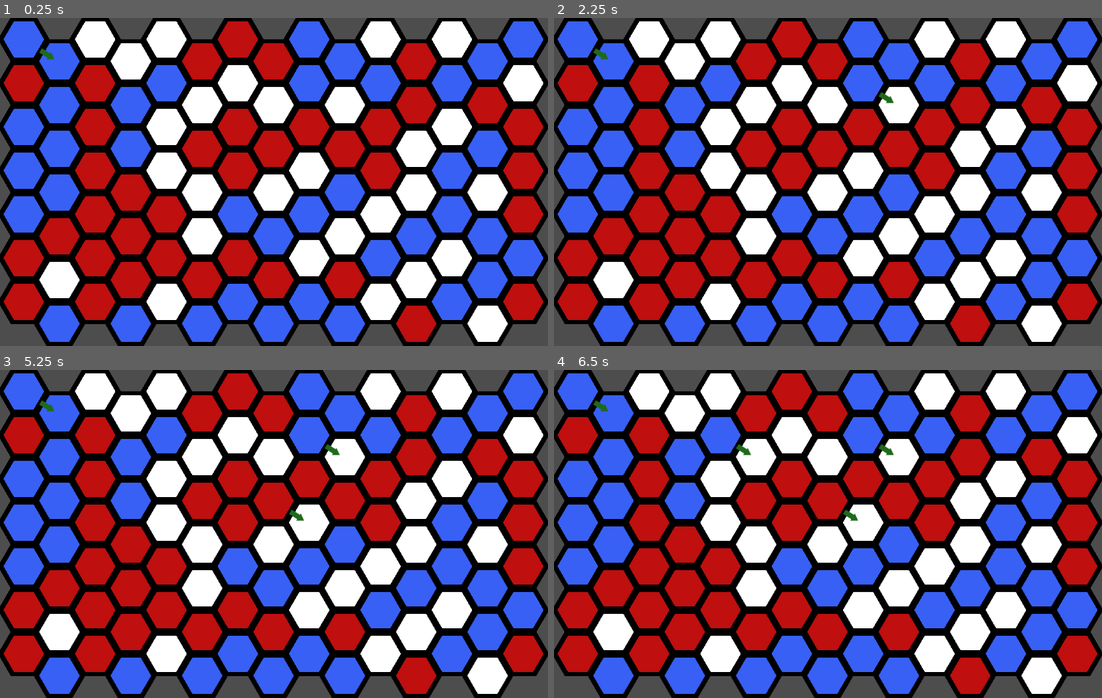
Above: before the commit, frames 1-4 (two rows, left to right).
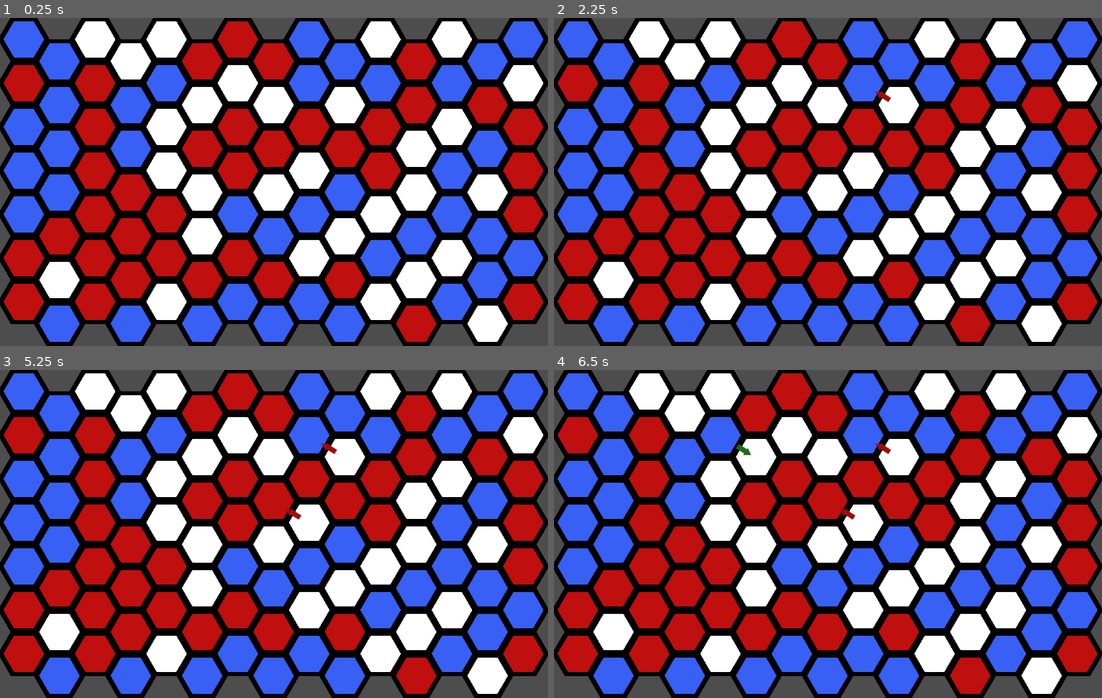
Above: after the commit, the same moments.

Repository: tehtipsy/HexaGame
Game: Godot game, scene res://tile_map.tscn
Same seed, same stepped clock (60 frames per second), same inputs: the game is played once before the commit and once after it.
Inputs (mouse positions are in pixels of both pictures, inside the frame that each line leads up to):
- Up to frame 1 (0.25 s): no input
- Up to frame 2 (2.25 s): tap Enter at 0.5, 2 s; move the mouse to (948, 165) at 0.52 s; hold Shift 0.53-1.28 s; click (948, 165) at 0.67 s; tap Space at 1.25 s; move the mouse to (718, 198) at 1.27 s; tap Shift at 1.35 s; click (718, 198) at 1.42 s; move the mouse to (882, 109) at 2.02 s; hold Shift from 2.03 s (still down); click (882, 109) at 2.17 s
- Up to frame 3 (5.25 s): tap Space at 2.75, 4.25 s; move the mouse to (246, 599) at 2.77 s; release Shift at 2.78 s; tap Shift at 2.85, 4.35 s; click (246, 599) at 2.92 s; tap Enter at 3.5 s; move the mouse to (438, 583) at 3.52 s; hold Shift 3.53-4.28 s; click (438, 583) at 3.67 s; move the mouse to (109, 484) at 4.27 s; click (109, 484) at 4.42 s; move the mouse to (301, 534) at 5.02 s; hold Shift from 5.03 s (still down); click (301, 534) at 5.17 s
- Up to frame 4 (6.5 s): move the mouse to (745, 452) at 5.77 s; release Shift at 5.78 s; tap Shift at 5.85 s; click (745, 452) at 5.92 s

The runs differ from the first frame. In frame 1, less than 0.1% of the frame differs, in the area x 7-10%, y 9-13%; in frame 2, 0.1%; in frame 3, 0.2%, in the area x 7-62%, y 9-47%; in frame 4, 0.2%.

Commit message:
added red arrows

Diff:
--- a/TileMapLayout.gd
+++ b/TileMapLayout.gd
@@ -19,6 +19,7 @@
 @export var tile_out_arrow_layer = 2
 
 func _ready():
+	clear()
 	generate_random_map()
 
 func generate_random_map():
@@ -45,8 +46,7 @@
 		var arrow_atlas_coords = Vector2i(0, 0)
 		set_cell(arrow_layer, tile_position, arrow_id, arrow_atlas_coords)
 
-
-func _handle_in_arrow(instruction, tile_position):
+func _handle_click(instruction, arrow_layer, arrow_id, tile_position):
 	# Get the tile data
 	var tile_data = get_cell_tile_data(tile_color_layer, tile_position)
 	if tile_data:
@@ -54,37 +54,22 @@
 		var current_atlas_coords = get_cell_atlas_coords(tile_color_layer, tile_position)
 		print("Tile source_id: ", current_source_id)
 		print("Tile atlas coords: ", current_atlas_coords)
-		# Add arrow to white tile
 		if current_atlas_coords.x == 2 and current_source_id == 0: # white tile
-			# _handle_arrow(instruction, arrow_layer, arrow_id, tile_position)
-			var current_in_arrow_atlas_coords = get_cell_atlas_coords(tile_in_arrow_layer, tile_position)
-			print("arrow atlas coords: ", current_in_arrow_atlas_coords)
-			if current_in_arrow_atlas_coords.x >= 0:
-				var new_in_arrow_atlas_coords = Vector2i(current_in_arrow_atlas_coords.x + 1, current_atlas_coords.y)
-				if new_in_arrow_atlas_coords.x > 5:
-					# print('no more arrows')
-					new_in_arrow_atlas_coords.x = 0
-				if instruction == 'remove':
-					new_in_arrow_atlas_coords = Vector2i(-1, -1)
-				set_cell(tile_in_arrow_layer, tile_position, tile_in_arrow_id, new_in_arrow_atlas_coords)
-			else:
-				var in_arrow_atlas_coords = Vector2i(0, 0)
-				set_cell(tile_in_arrow_layer, tile_position, tile_in_arrow_id, in_arrow_atlas_coords)
-
-		# # Example: Change the tile when clicked
-		# var current_source_id = get_cell_source_id(0, tile_position)
-		# var current_atlas_coords = get_cell_atlas_coords(0, tile_position)
-
-		# # This is just an example - adjust according to your tileset
-		# var new_atlas_coords = Vector2i(current_atlas_coords.x + 1, current_atlas_coords.y)
-		# set_cell(tile_color_layer, tile_position, current_source_id, new_atlas_coords)
+			_handle_arrow(instruction, arrow_layer, arrow_id, tile_position)
 
 func _input(event):
 	if event is InputEventMouseButton:
 		var _global_position = get_global_mouse_position()
 		var tile_position = local_to_map(to_local(_global_position))
 		print("Clicked tile: ", tile_position)
-		if event.button_index == MOUSE_BUTTON_LEFT and event.is_pressed():
-			_handle_in_arrow('add', tile_position)
-		if event.button_index == MOUSE_BUTTON_RIGHT and event.is_pressed():
-			_handle_in_arrow('remove', tile_position)
+		if !Input.is_key_pressed(KEY_SHIFT):
+			if event.button_index == MOUSE_BUTTON_LEFT and event.is_pressed():
+				_handle_click('add', tile_in_arrow_layer, tile_in_arrow_id, tile_position)
+			if event.button_index == MOUSE_BUTTON_RIGHT and event.is_pressed():
+				_handle_click('remove', tile_in_arrow_layer, tile_in_arrow_id, tile_position)
+		else:
+			print('SHIFTING')
+			if event.button_index == MOUSE_BUTTON_LEFT and event.is_pressed():
+				_handle_click('add', tile_out_arrow_layer, tile_out_arrow_id, tile_position)
+			if event.button_index == MOUSE_BUTTON_RIGHT and event.is_pressed():
+				_handle_click('remove', tile_out_arrow_layer, tile_out_arrow_id, tile_position)
--- a/project.godot
+++ b/project.godot
@@ -24,3 +24,4 @@
 
 renderer/rendering_method="gl_compatibility"
 renderer/rendering_method.mobile="gl_compatibility"
+textures/vram_compression/import_etc2_astc=true
--- a/tile_map.tscn
+++ b/tile_map.tscn
@@ -26,15 +26,15 @@
 4:0/0 = 0
 5:0/0 = 0
 
-[sub_resource type="TileSetAtlasSource" id="TileSetAtlasSource_w7bq5"]
-texture = ExtResource("3_rp8k0")
-texture_region_size = Vector2i(110, 96)
+[sub_resource type="TileSetAtlasSource" id="TileSetAtlasSource_i3eqk"]
+texture = ExtResource("3_lclsl")
+texture_region_size = Vector2i(110, 94)
 0:0/0 = 0
 1:0/0 = 0
 2:0/0 = 0
 3:0/0 = 0
+4:0/0 = 0
 5:0/0 = 0
-4:0/0 = 0
 
 [sub_resource type="TileSet" id="TileSet_4ym8b"]
 tile_shape = 3
@@ -42,7 +42,7 @@
 tile_size = Vector2i(102, 94)
 sources/0 = SubResource("TileSetAtlasSource_85o0k")
 sources/1 = SubResource("TileSetAtlasSource_3x8qn")
-sources/4 = SubResource("TileSetAtlasSource_w7bq5")
+sources/2 = SubResource("TileSetAtlasSource_i3eqk")
 
 [node name="TileMap" type="TileMap"]
 tile_set = SubResource("TileSet_4ym8b")
Not shown, added: export_presets.cfg
Binary file changed: red_arrows.png
Not shown, changed: red_arrows.png.import
Not shown: 1 places in tile_map.tscn that only renumber resources
